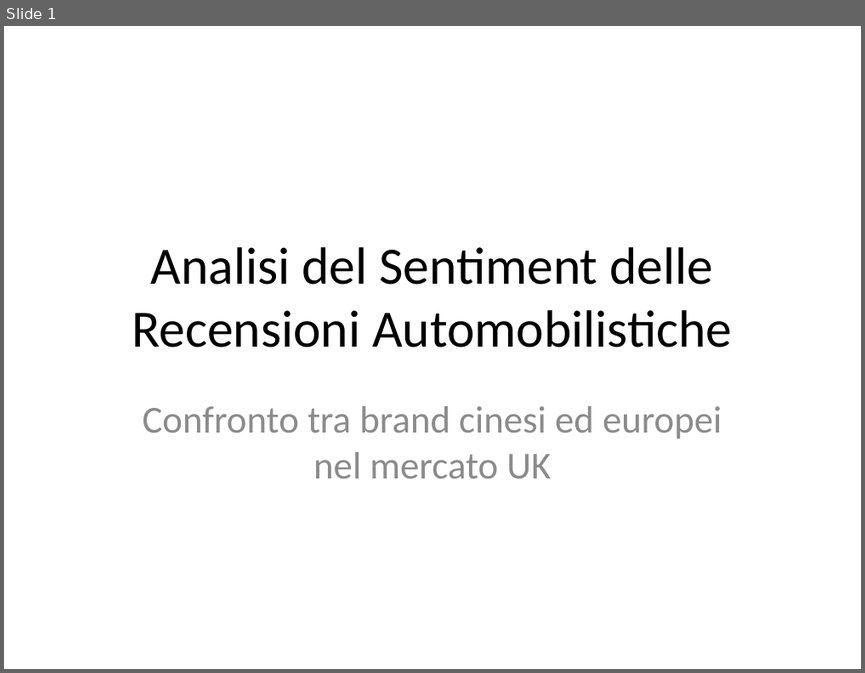
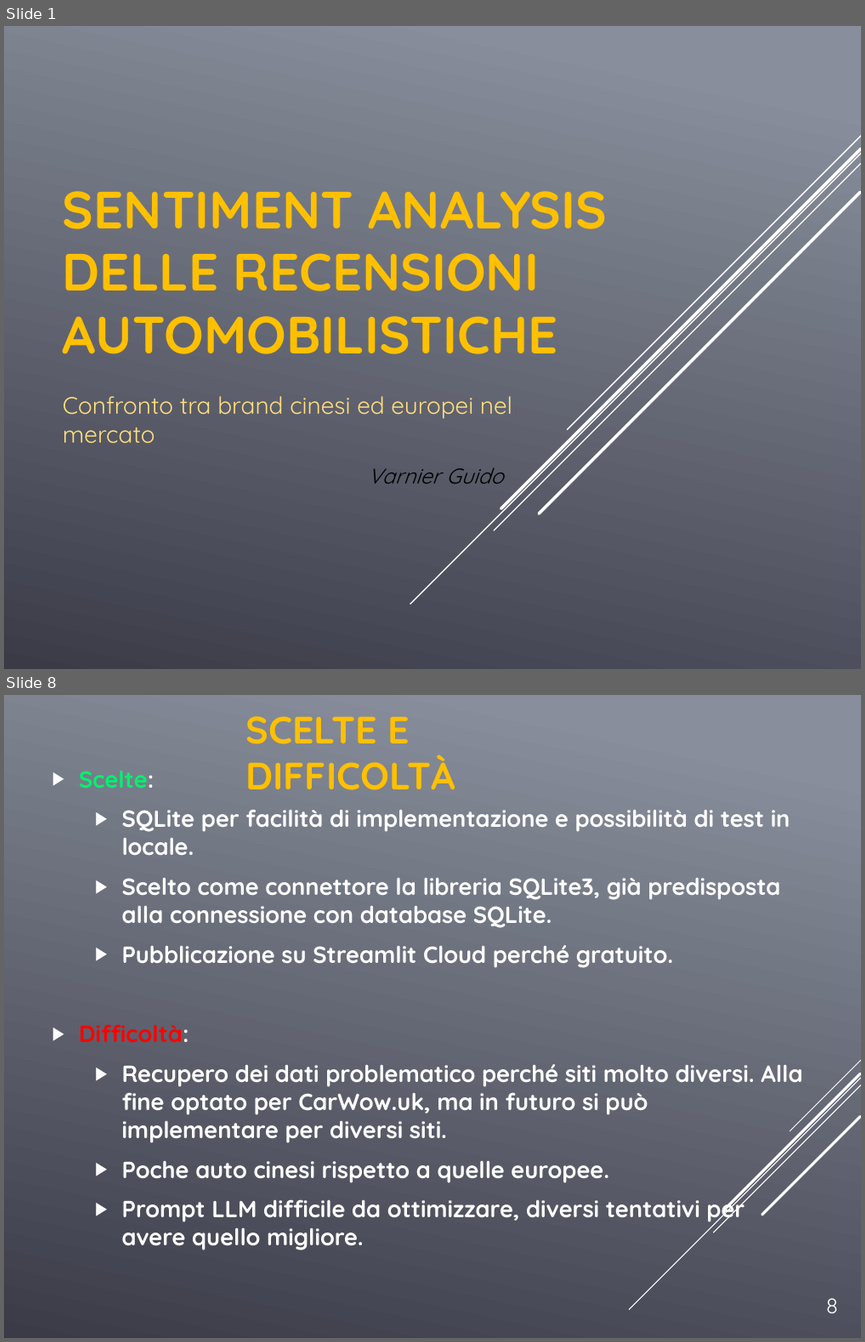
Before and after one commit to GuidoGTX/rossato_job, a slide deck: Analisi_Sentiment_Recensioni.pptx. Shown one above the other, each under a label of ours: slide 1 before the commit, slides 1 and 8 after it; the slides between them are not shown. The pictures are 865x673 and 865x1342 pixels, drawn with LibreOffice and Linux fonts; fonts in the diff are those of the drawing. Boxes give left, top, right and bottom in pixels: in the first picture for what was removed or moved away, otherwise in the second. Text is boxed around its words. In the diff, an @@ line names an element or a change of style, - is before the commit and + after.

```diff
--- a/Analisi_Sentiment_Recensioni.pptx
+++ b/Analisi_Sentiment_Recensioni.pptx
@@ slide 8 added at [4, 695, 861, 1338], background gradient #888E9B to #3C3C49 @@
@@ title added at [245, 716, 455, 790], 32 pt, text #FFC000, bold @@
+SCELTE E DIFFICOLTÀ
@@ text added at [79, 810, 802, 1250], 19.6 pt, text #FFFFFF, bold @@
+▶ Scelte:
+  ▶ SQLite per facilità di implementazione e possibilità di test in locale.
+  ▶ Scelto come connettore la libreria SQLite3, già predisposta alla connessione con database SQLite.
+  ▶ Pubblicazione su Streamlit Cloud perché gratuito.
+▶ Difficoltà:
+  ▶ Recupero dei dati problematico perché siti molto diversi. Alla fine optato per CarWow.uk, ma in futuro si può implementare per diversi siti.
+  ▶ Poche auto cinesi rispetto a quelle europee.
+  ▶ Prompt LLM difficile da ottimizzare, diversi tentativi per avere quello migliore.
@@ group added at [630, 1060, 861, 1310]: 5 lines @@
@@ text added at [826, 1298, 838, 1313], 18 pt, text #FFFFFF @@
+8
@@ slide 1 changed as well @@
@@ background #FFFFFF to gradient #888E9B to #3C3C49 @@
@@ title "SENTIMENT ANALYSIS DELLE RECENSIONI AUTOMOBILISTICHE" at [63, 191, 607, 354]: vertical alignment middle to bottom @@
@@ title at [63, 191, 607, 354]: text changed; font Calibri to Quicksand; text colour #000000 to #FFC000; bold on @@
-Analisi del Sentiment delle Recensioni Automobilistiche
+SENTIMENT ANALYSIS DELLE RECENSIONI AUTOMOBILISTICHE
@@ group added at [410, 136, 861, 603]: 5 lines @@
@@ subtitle at [63, 396, 512, 443]: text changed; size 32 to 20 pt; font Calibri to Quicksand; text colour #8C8C8C to #FFE07D @@
-Confronto tra brand cinesi ed europei nel mercato UK
+Confronto tra brand cinesi ed europei nel mercato
@@ text added at [368, 468, 503, 483], 18 pt, text #000000, italic @@
+Varnier Guido
```
Also in this commit, not shown: 7 other slides added, 4 slides removed.
